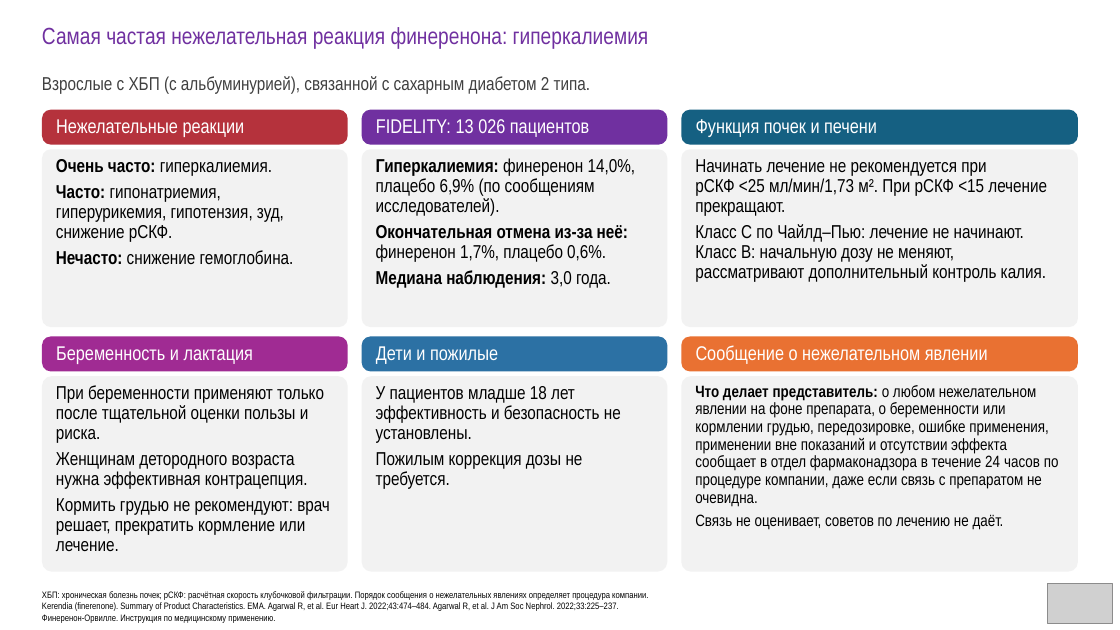
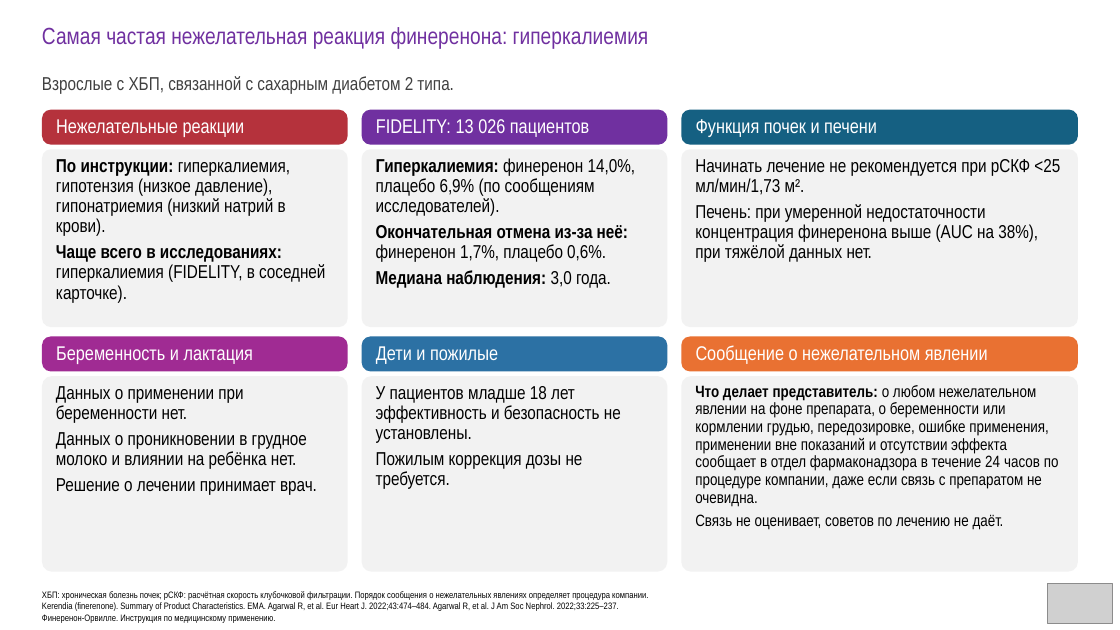
Before and after one commit to drabdulbosit1-eng/my-test-cloud, a slide deck: slide 35 of finerenone/Finerenone_Levin_reviewed.pptx. Drawn at 1120x630 pixels with LibreOffice and Linux fonts; fonts in the diff are those of the drawing; grey boxes stand for pictures. Boxes give left, top, right and bottom in pixels: in the first picture for what was removed or moved away, otherwise in the second. Text is boxed around its words. In the diff, an @@ line names an element or a change of style, - is before the commit and + after.

```diff
--- a/finerenone/Finerenone_Levin_reviewed.pptx
+++ b/finerenone/Finerenone_Levin_reviewed.pptx
@@ text at (42, 76, 454, 94): text changed @@
-Взрослые с ХБП (с альбуминурией), связанной с сахарным диабетом 2 типа.
+Взрослые с ХБП, связанной с сахарным диабетом 2 типа.
@@ text at (56, 159, 325, 303): text changed @@
-Очень часто: гиперкалиемия.
-Часто: гипонатриемия, гиперурикемия, гипотензия, зуд, снижение рСКФ.
-Нечасто: снижение гемоглобина.
+По инструкции: гиперкалиемия, гипотензия (низкое давление), гипонатриемия (низкий натрий в крови).
+Чаще всего в исследованиях: гиперкалиемия (FIDELITY, в соседней карточке).
@@ text at (695, 159, 1060, 262): text changed @@
-Начинать лечение не рекомендуется при рСКФ <25 мл/мин/1,73 м². При рСКФ <15 лечение прекращают.
-Класс C по Чайлд–Пью: лечение не начинают. Класс B: начальную дозу не меняют, рассматривают дополнительный контроль калия.
+Начинать лечение не рекомендуется при рСКФ <25 мл/мин/1,73 м².
+Печень: при умеренной недостаточности концентрация финеренона выше (AUC на 38%), при тяжёлой данных нет.
@@ text at (56, 386, 317, 495): text changed @@
-При беременности применяют только после тщательной оценки пользы и риска.
-Женщинам детородного возраста нужна эффективная контрацепция.
-Кормить грудью не рекомендуют: врач решает, прекратить кормление или лечение.
+Данных о применении при беременности нет.
+Данных о проникновении в грудное молоко и влиянии на ребёнка нет.
+Решение о лечении принимает врач.
```
Also in this commit, not shown: 9 other slides changed, 5 other files.
